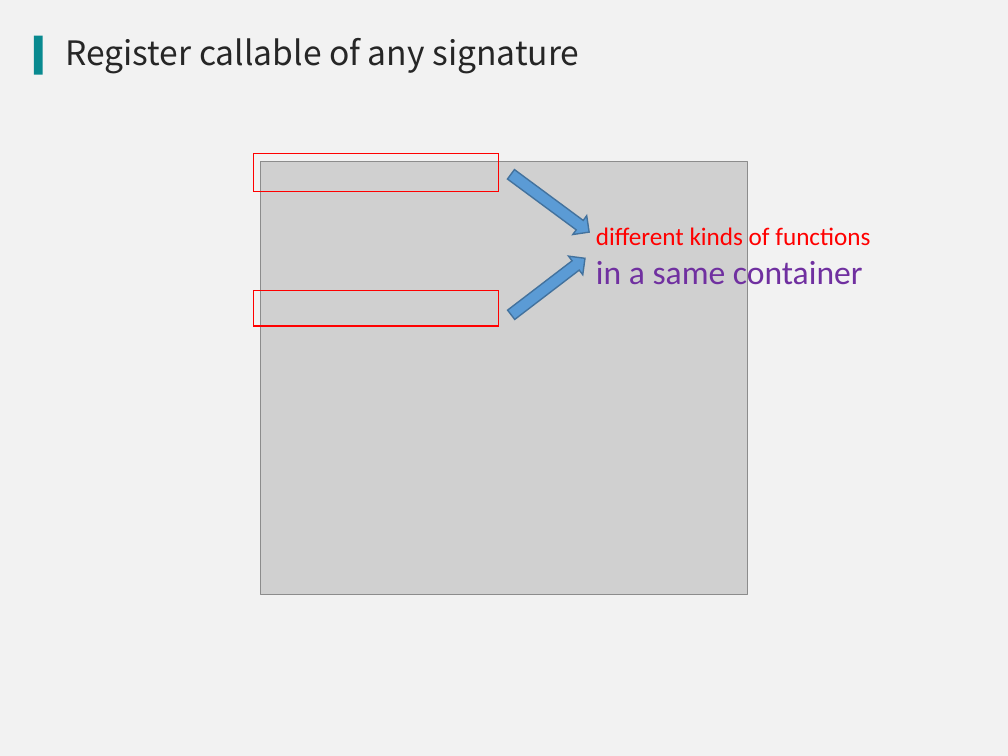
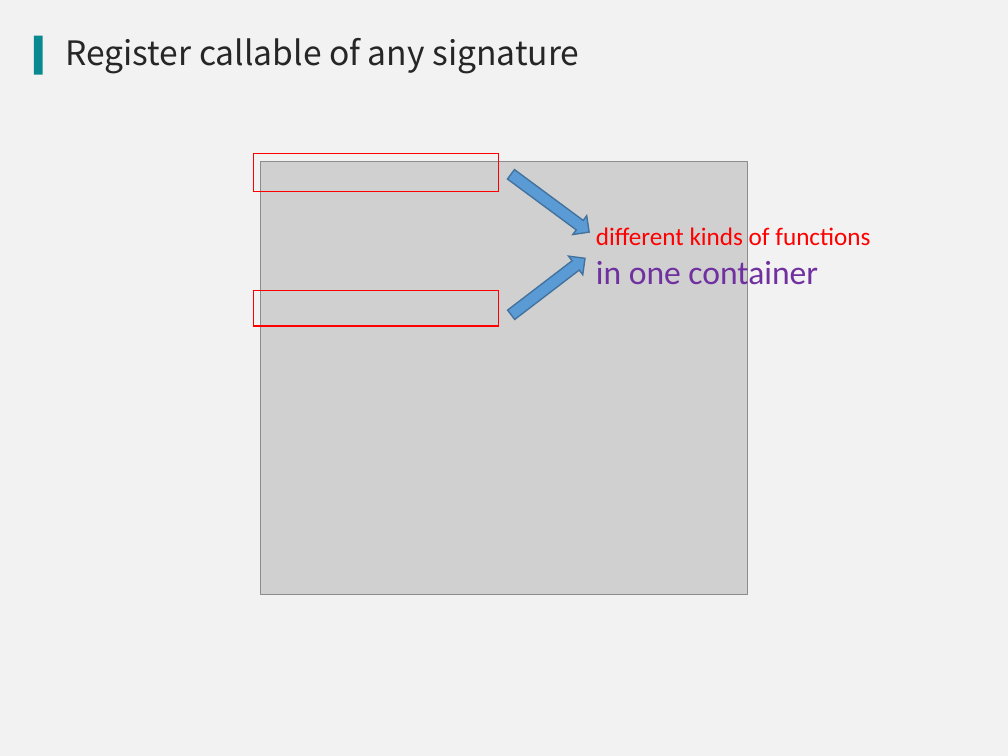
Before and after one commit to qicosmos/cppnow2017-ppt, a slide deck: slide 20 of An easy to use RPC framework implemented by c++11 and c++14 - shorter.pptx. Drawn at 1008x756 pixels with LibreOffice and Linux fonts; fonts in the diff are those of the drawing; grey boxes stand for pictures; background and template pictures are left out. Boxes give left, top, right and bottom in pixels: in the first picture for what was removed or moved away, otherwise in the second. Text is boxed around its words. In the diff, an @@ line names an element or a change of style, - is before the commit and + after.

```diff
--- a/An easy to use RPC framework implemented by c++11 and c++14 - shorter.pptx
+++ b/An easy to use RPC framework implemented by c++11 and c++14 - shorter.pptx
@@ text at box(596, 256, 818, 292): text changed @@
-in a same container
+in one container
```
Also in this commit, not shown: 6 other slides changed.
